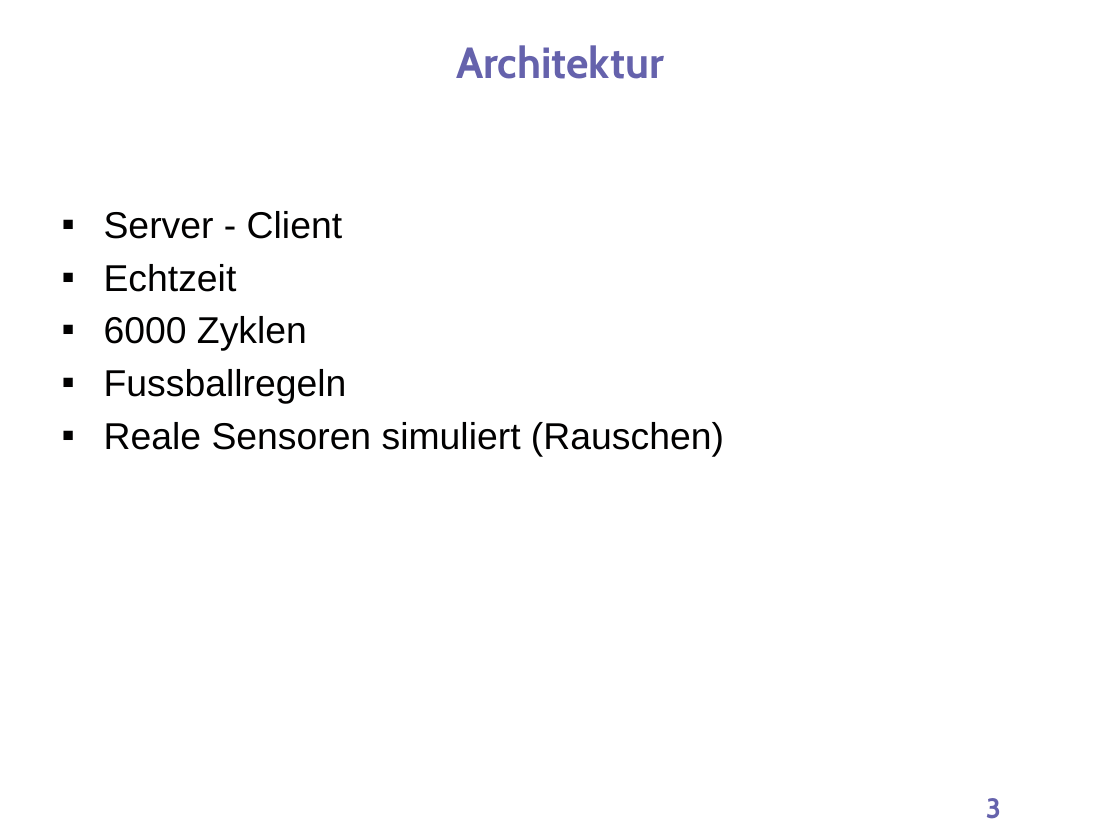
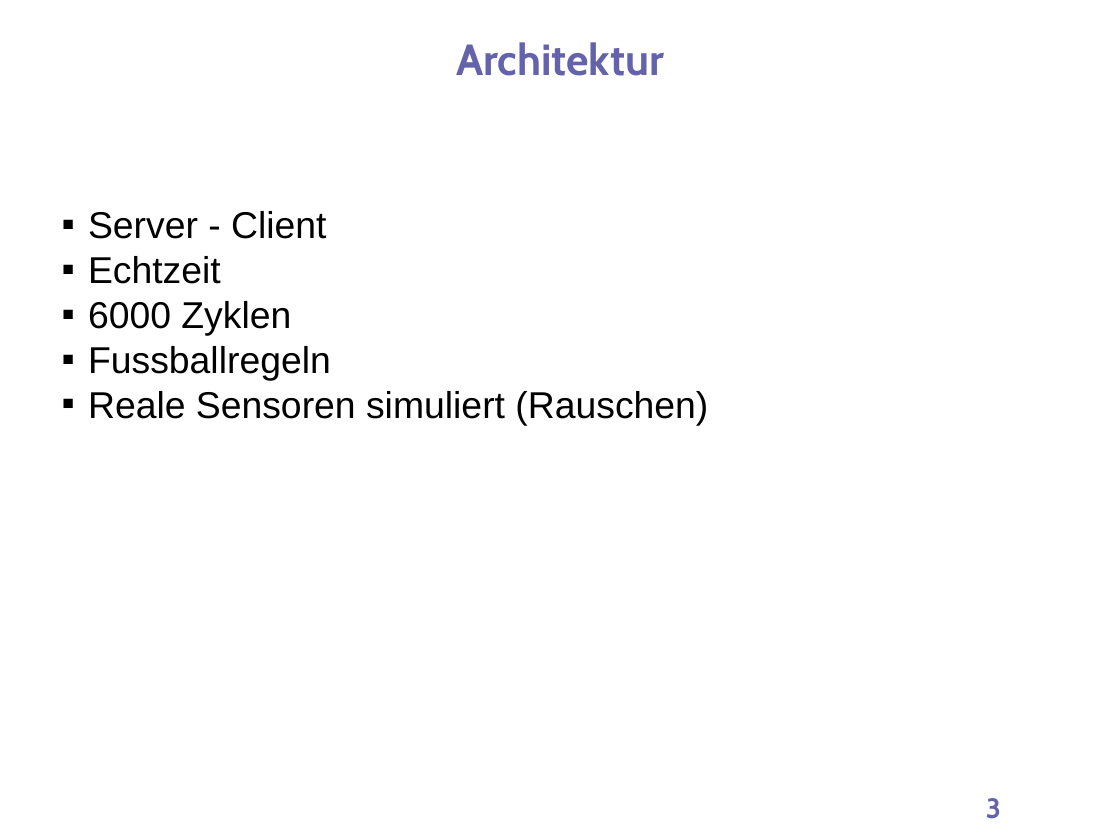
Before and after one commit to gerhardkurz/roboZen, a slide deck: slide 3 of presentation/1/praesentation1 (1).pptx. Drawn at 1120x840 pixels with LibreOffice and Linux fonts; fonts in the diff are those of the drawing; background and template pictures are left out. Boxes give left, top, right and bottom in pixels: in the first picture for what was removed or moved away, otherwise in the second. Text is boxed around its words. In the diff, an @@ line names an element or a change of style, - is before the commit and + after.

```diff
--- a/presentation/1/praesentation1 (1).pptx
+++ b/presentation/1/praesentation1 (1).pptx
@@ text "Architektur" at <box>456,42,664,76</box>: line spacing 1.1 to 1 @@
@@ text "Server - Client" at <box>88,211,708,425</box>: indent changed; less space between paragraphs @@
```
Also in this commit, not shown: 3 other slides changed, 3 slides added.
